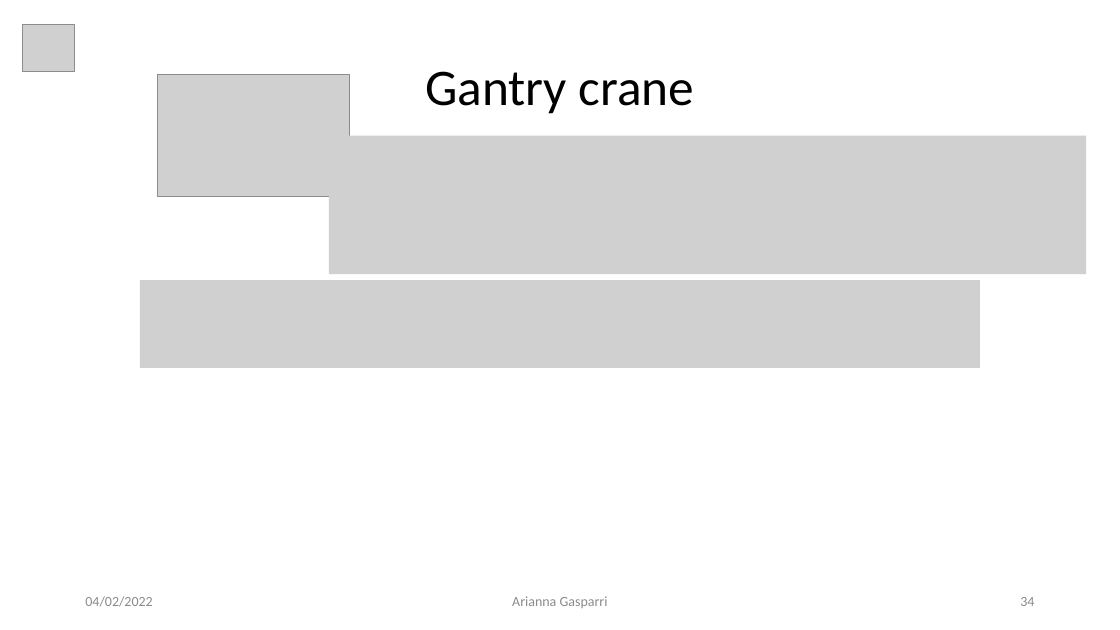
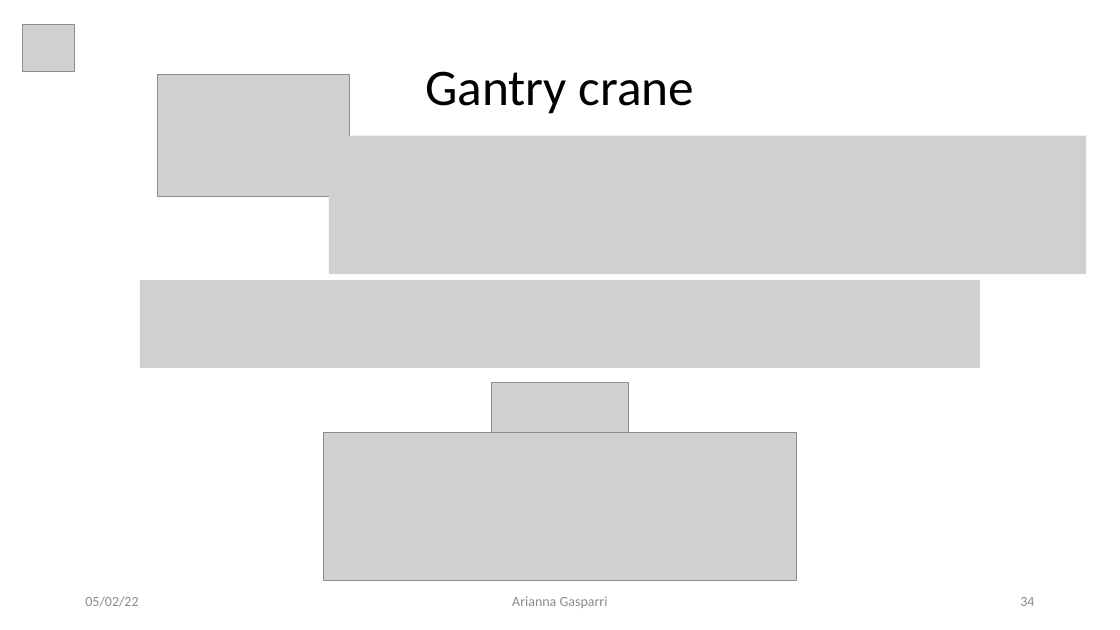
Before and after one commit to giga487/BicchiGas, a slide deck: slide 34 of Relazione/Presentazione.pptx. Drawn at 1120x630 pixels with LibreOffice and Linux fonts; fonts in the diff are those of the drawing; grey boxes stand for pictures. Boxes give left, top, right and bottom in pixels: in the first picture for what was removed or moved away, otherwise in the second. Text is boxed around its words. In the diff, an @@ line names an element or a change of style, - is before the commit and + after.

```diff
--- a/Relazione/Presentazione.pptx
+++ b/Relazione/Presentazione.pptx
@@ picture added at (492,383,629,433) @@
@@ picture added at (323,433,796,581) @@
@@ text at (85,596,138,607): text changed @@
-04/02/2022
+05/02/22
```
Also in this commit, not shown: 40 other slides changed, 9 other files.
